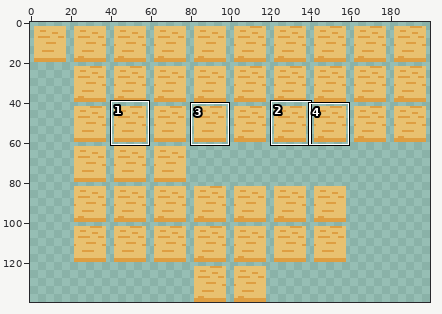
Pixel-art file -- Graphics/sand.aseprite. Above, an overview of the earlier version with the close-up marked.
Close-up. As it was:
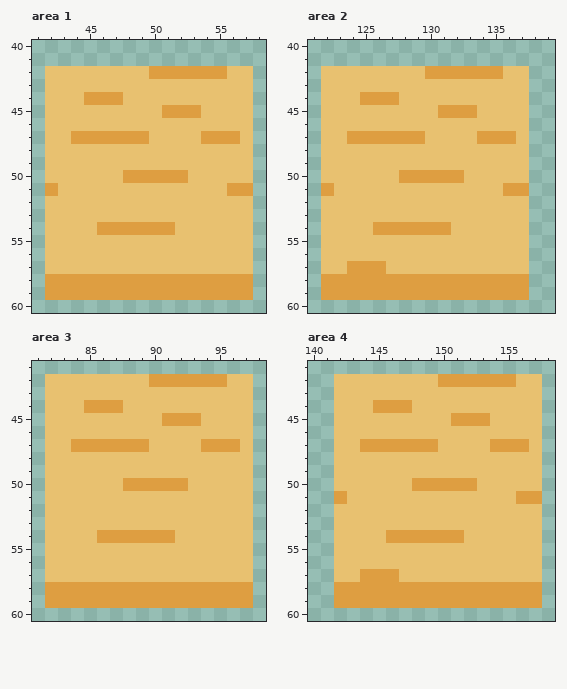
200x140 pixels, 1 frame. Shown: area 1: x 41..58, y 40..60; area 2: x 121..139, y 40..60; area 3: x 81..98, y 41..60; area 4: x 140..158, y 41..60. The commit also changed other parts of the picture, which this record leaves out.
After the commit:
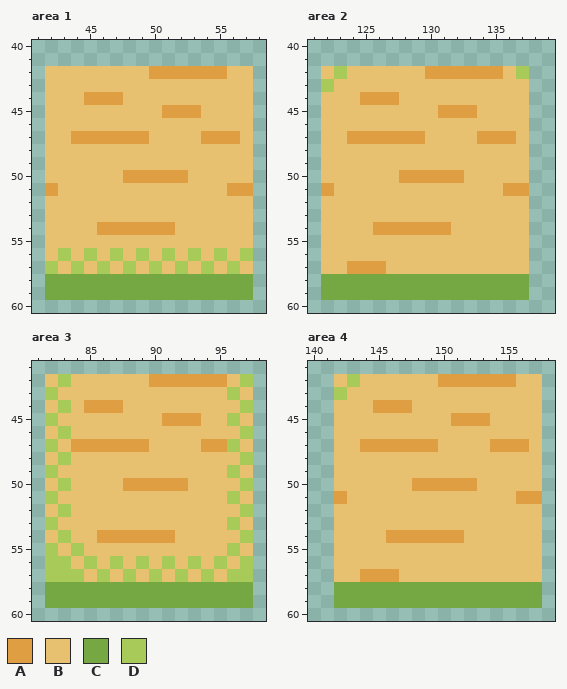
Palette (. is transparent): A #de9e41  B #e8c170  C #75a743  D #a8ca58
Changes in this commit:
{"where": "area 1"}
{"y":56,"x":43,"old":"B","new":"D"}
{"y":56,"x":45,"old":"B","new":"D"}
{"y":56,"x":47,"old":"B","new":"D"}
{"y":56,"x":49,"old":"B","new":"D"}
{"y":56,"x":51,"old":"B","new":"D"}
{"y":56,"x":53,"old":"B","new":"D"}
{"y":56,"x":55,"old":"B","new":"D"}
{"y":56,"x":57,"old":"B","new":"D"}
{"y":57,"x":42,"old":"B","new":"D"}
{"y":57,"x":44,"old":"B","new":"D"}
{"y":57,"x":46,"old":"B","new":"D"}
{"y":57,"x":48,"old":"B","new":"D"}
{"y":57,"x":50,"old":"B","new":"D"}
{"y":57,"x":52,"old":"B","new":"D"}
{"y":57,"x":54,"old":"B","new":"D"}
{"y":57,"x":56,"old":"B","new":"D"}
{"y":58,"x":42,"old":"AAAAAAAAAAAAAAAA","new":"CCCCCCCCCCCCCCCC"}
{"y":59,"x":42,"old":"AAAAAAAAAAAAAAAA","new":"CCCCCCCCCCCCCCCC"}
{"where": "area 2"}
{"y":42,"x":123,"old":"B","new":"D"}
{"y":42,"x":137,"old":"B","new":"D"}
{"y":43,"x":122,"old":"B","new":"D"}
{"y":58,"x":122,"old":"AAAAAAAAAAAAAAAA","new":"CCCCCCCCCCCCCCCC"}
{"y":59,"x":122,"old":"AAAAAAAAAAAAAAAA","new":"CCCCCCCCCCCCCCCC"}
{"where": "area 3"}
{"y":42,"x":83,"old":"B","new":"D"}
{"y":42,"x":97,"old":"B","new":"D"}
{"y":43,"x":82,"old":"B","new":"D"}
{"y":43,"x":96,"old":"B","new":"D"}
{"y":44,"x":83,"old":"B","new":"D"}
{"y":44,"x":97,"old":"B","new":"D"}
{"y":45,"x":82,"old":"B","new":"D"}
{"y":45,"x":96,"old":"B","new":"D"}
{"y":46,"x":83,"old":"B","new":"D"}
{"y":46,"x":97,"old":"B","new":"D"}
{"y":47,"x":82,"old":"B","new":"D"}
{"y":47,"x":96,"old":"A","new":"D"}
{"y":48,"x":83,"old":"B","new":"D"}
{"y":48,"x":97,"old":"B","new":"D"}
{"y":49,"x":82,"old":"B","new":"D"}
{"y":49,"x":96,"old":"B","new":"D"}
{"y":50,"x":83,"old":"B","new":"D"}
{"y":50,"x":97,"old":"B","new":"D"}
{"y":51,"x":82,"old":"B","new":"D"}
{"y":51,"x":96,"old":"B","new":"D"}
{"y":52,"x":83,"old":"B","new":"D"}
{"y":52,"x":97,"old":"B","new":"D"}
{"y":53,"x":82,"old":"B","new":"D"}
{"y":53,"x":96,"old":"B","new":"D"}
{"y":54,"x":83,"old":"B","new":"D"}
{"y":54,"x":97,"old":"B","new":"D"}
{"y":55,"x":82,"old":"B","new":"D"}
{"y":55,"x":84,"old":"B","new":"D"}
{"y":55,"x":96,"old":"B","new":"D"}
{"y":56,"x":82,"old":"BB","new":"DD"}
{"y":56,"x":85,"old":"B","new":"D"}
{"y":56,"x":87,"old":"B","new":"D"}
{"y":56,"x":89,"old":"B","new":"D"}
{"y":56,"x":91,"old":"B","new":"D"}
{"y":56,"x":93,"old":"B","new":"D"}
{"y":56,"x":95,"old":"B","new":"D"}
{"y":56,"x":97,"old":"B","new":"D"}
{"y":57,"x":82,"old":"BBB","new":"DDD"}
{"y":57,"x":86,"old":"B","new":"D"}
{"y":57,"x":88,"old":"B","new":"D"}
{"y":57,"x":90,"old":"B","new":"D"}
{"y":57,"x":92,"old":"B","new":"D"}
{"y":57,"x":94,"old":"B","new":"D"}
{"y":57,"x":96,"old":"BB","new":"DD"}
{"y":58,"x":82,"old":"AAAAAAAAAAAAAAAA","new":"CCCCCCCCCCCCCCCC"}
{"y":59,"x":82,"old":"AAAAAAAAAAAAAAAA","new":"CCCCCCCCCCCCCCCC"}
{"where": "area 4"}
{"y":42,"x":143,"old":"B","new":"D"}
{"y":43,"x":142,"old":"B","new":"D"}
{"y":58,"x":142,"old":"AAAAAAAAAAAAAAAA","new":"CCCCCCCCCCCCCCCC"}
{"y":59,"x":142,"old":"AAAAAAAAAAAAAAAA","new":"CCCCCCCCCCCCCCCC"}
